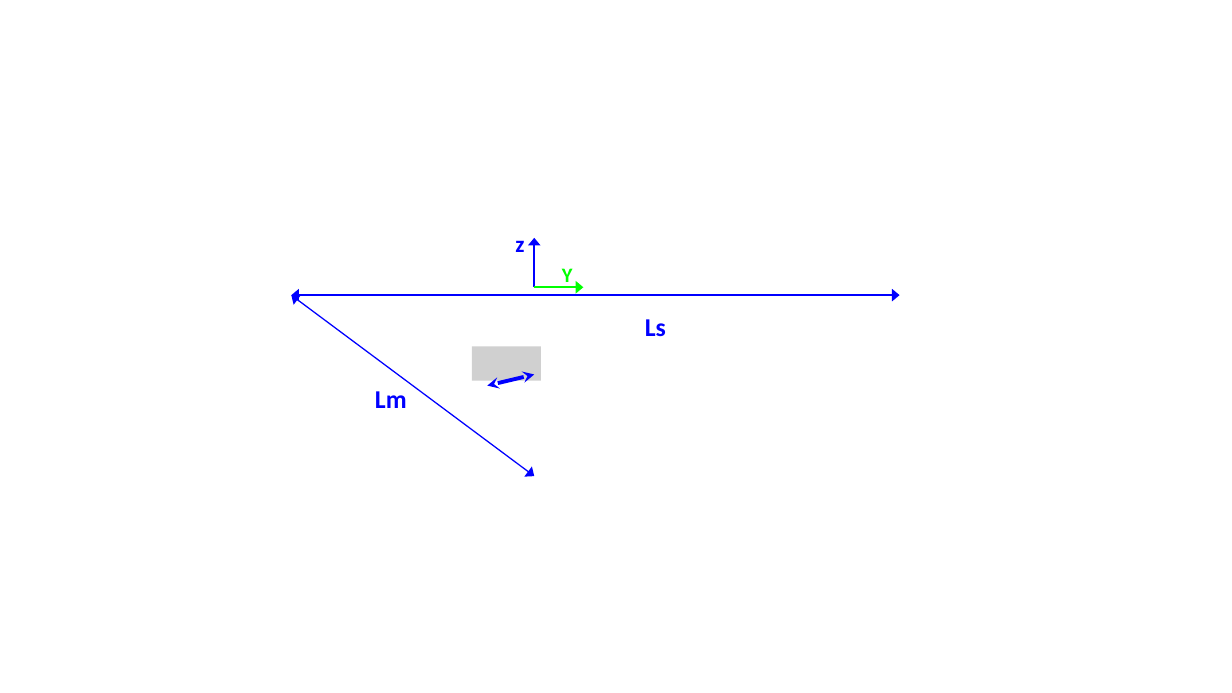
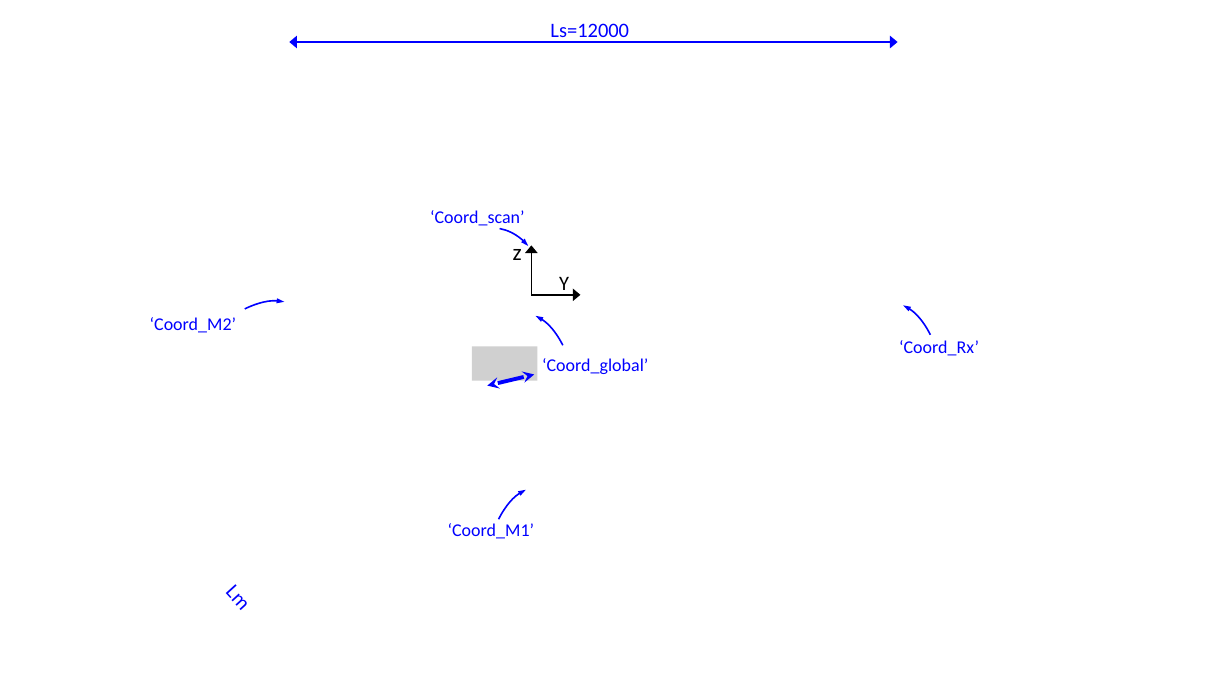
Before and after one commit to XiaodongRencologne/CCAT_holo_V1, a slide deck: slide 1 of documentation of FYST Holo/plots_optics.pptx. Drawn at 1232x693 pixels with LibreOffice and Linux fonts; fonts in the diff are those of the drawing; grey boxes stand for pictures; background and template pictures are left out. Boxes give left, top, right and bottom in pixels: in the first picture for what was removed or moved away, otherwise in the second. Text is boxed around its words. In the diff, an @@ line names an element or a change of style, - is before the commit and + after.

```diff
--- a/documentation of FYST Holo/plots_optics.pptx
+++ b/documentation of FYST Holo/plots_optics.pptx
@@ text at (550,23,629,43): text changed; size 20 to 16 pt; bold off @@
-Ls
+Ls=12000
@@ double arrow moved from (291, 295) - (900, 295) to (289, 42) - (897, 42) @@
@@ group added at (150,210,979,607): 5 arc (boxed as its full ellipse)s, 5 texts @@
+‘Coord_M2’
+‘Coord_M1’
+‘Coord_Rx’
+‘Coord_global’
+‘Coord_scan’
@@ text "z" at (513,240,522,260): text colour #0000FF to #000000, bold off @@
@@ arrow moved from (534, 287) - (534, 238) to (531, 295) - (531, 246) @@
@@ arrow (531, 295) - (531, 246): stroke #0000FF 1.25 pt to #000000 1.25 pt @@
@@ text "Y": place and size @@
-text "Y" at (562,268,573,288)
+text "Y" at (559,277,569,296)
@@ text "Y" at (559,277,569,296): text colour #00FF00 to #000000, bold off @@
@@ double arrow removed from (291, 295) to (534, 476) @@
@@ arrow moved from (534, 287) - (583, 287) to (531, 295) - (580, 295) @@
@@ arrow (531, 295) - (580, 295): stroke #00FF00 1.25 pt to #000000 1.25 pt @@
@@ picture: place and size @@
-picture at (472,347,542,381)
+picture at (472,347,538,381)
@@ text "Lm": place and size @@
-text "Lm" at (375,391,407,408)
+text "Lm" at (219,594,250,610)
@@ text "Lm" at (219,594,250,610): size 20 to 16 pt, bold off; rotation 0 to 47 degrees @@
```
Also in this commit, not shown: 1 slide added, 4 other files.
